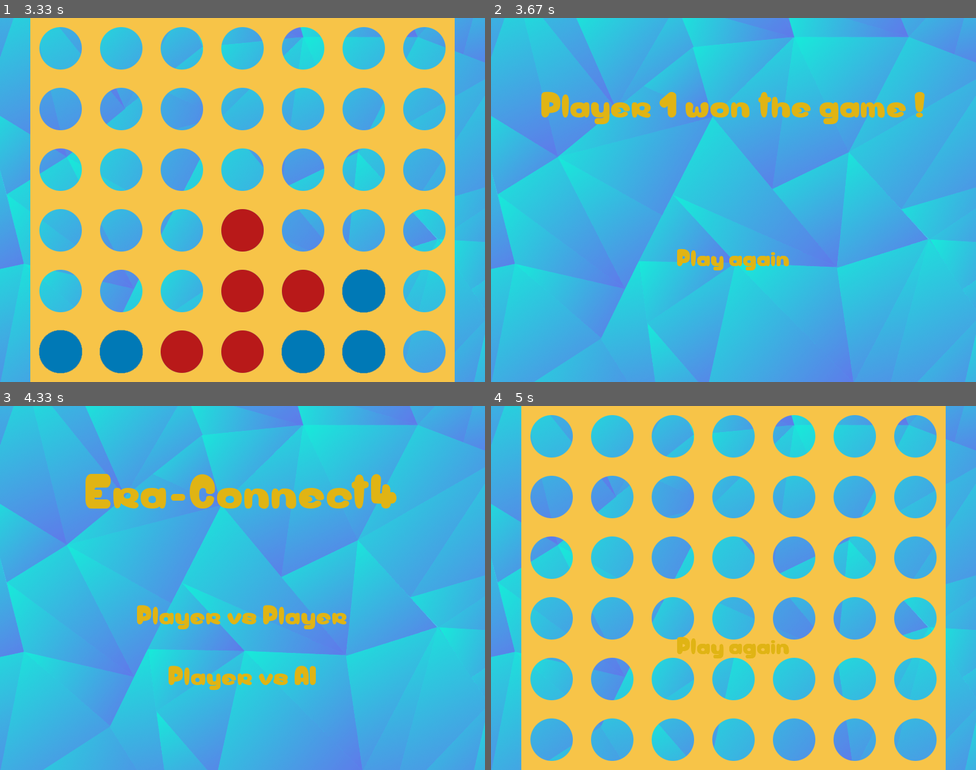
Above: before the commit, frames 1-4 (two rows, left to right).
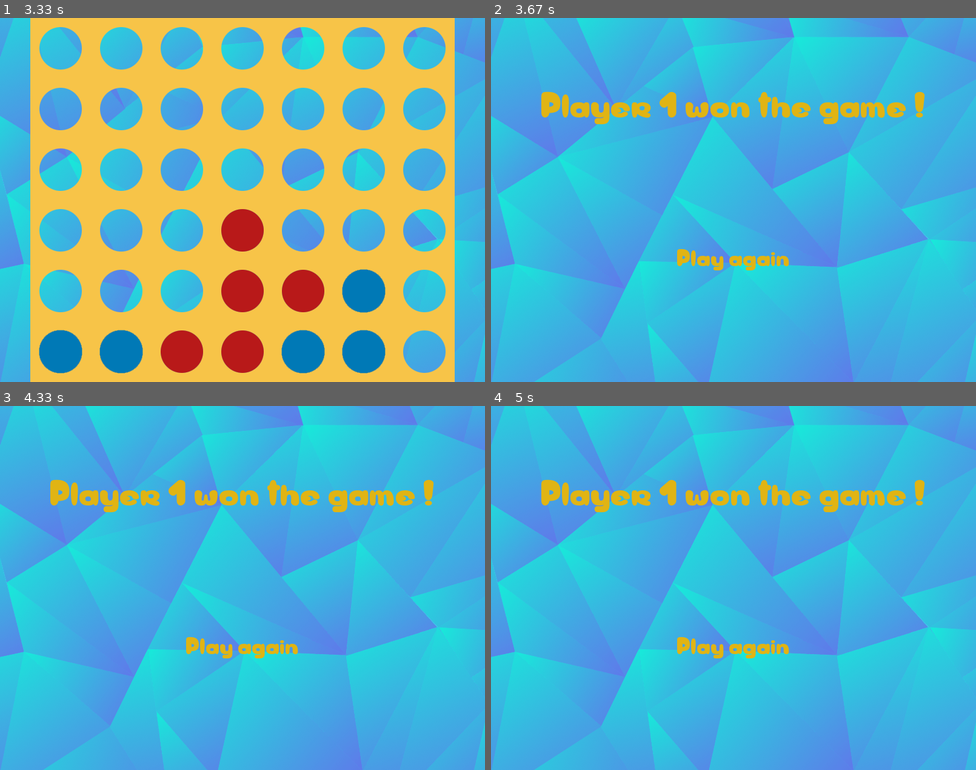
Above: after the commit, the same moments.

Repository: suchiz/Era-Connect4
Game: pygame game, started from src/main.py
Two runs of this game, one before a commit and one after it. Both use one fixed random seed, a clock stepped at 60 frames per second and the inputs below.
Inputs (mouse positions are in pixels of both pictures, inside the frame that each line leads up to):
- Up to frame 1 (3.33 s): press the mouse at (242, 291) at 0.37 s; move the mouse to (232, 200) at 0.47 s; release the mouse at (218, 105) at 0.6 s; press the mouse at (242, 291) at 0.7 s; move the mouse to (155, 185) at 0.8 s; release the mouse at (63, 76) at 0.93 s; press the mouse at (242, 291) at 1.03 s; move the mouse to (208, 261) at 1.13 s; release the mouse at (174, 232) at 1.27 s; press the mouse at (242, 291) at 1.37 s; move the mouse to (237, 229) at 1.47 s; release the mouse at (232, 167) at 1.6 s; press the mouse at (242, 291) at 1.93 s; move the mouse to (271, 192) at 2.03 s; release the mouse at (305, 90) at 2.17 s; move the mouse to (242, 291) at 2.63 s; press the mouse at (242, 291) at 2.67 s; move the mouse to (247, 207) at 2.77 s; release the mouse at (247, 123) at 2.9 s
- Up to frame 2 (3.67 s): press the mouse at (733, 291) at 3.53 s; move the mouse to (694, 221) at 3.63 s
- Up to frame 3 (4.33 s): release the mouse at (160, 544) at 3.77 s; press the mouse at (242, 646) at 3.93 s; move the mouse to (232, 624) at 4.03 s; release the mouse at (227, 602) at 4.17 s; press the mouse at (242, 646) at 4.27 s
- Up to frame 4 (5 s): move the mouse to (709, 624) at 4.37 s; release the mouse at (680, 602) at 4.5 s

Frame 1 is identical in both runs. In frame 2, less than 0.1% of the frame differs, in the area x 38-62%, y 63-70%; in frame 3, 5.7%; in frame 4, 56%, in the area x 6-94%, y 0-100%.

Commit message:
Random first player

Diff:
--- a/src/connect4.py
+++ b/src/connect4.py
@@ -1,6 +1,7 @@
 import numpy as np
 import math
 from gameUI import *
+import random
 
 class Board():
     def __init__ (self):
@@ -72,7 +73,7 @@
 
     def startGame(self):
         self.board = np.zeros((6, 7))
-        self.turn = 1
+        self.turn = random.randint(0, 1)
         self.gamelaunched = True
 
     def playAgain(self):
--- a/src/main.py
+++ b/src/main.py
@@ -26,14 +26,16 @@
 
 while not exitWindow:
     currentTicks = pygame.time.get_ticks()
-    for event in pygame.event.get():
-        mousePos = pygame.mouse.get_pos()
-        if event.type == pygame.QUIT:
-            exitWindow = True
-        if event.type == pygame.MOUSEMOTION:
-            gameUI.hoverMenu(mousePos)
-        if event.type == pygame.MOUSEBUTTONDOWN:
-            gameUI.clickEventManagement(mousePos)
+
+    if board.turn % 2 == HUMAN or not board.AIgame:
+        for event in pygame.event.get():
+            mousePos = pygame.mouse.get_pos()
+            if event.type == pygame.QUIT:
+                exitWindow = True
+            if event.type == pygame.MOUSEMOTION:
+                gameUI.hoverMenu(mousePos)
+            if event.type == pygame.MOUSEBUTTONDOWN:
+                gameUI.clickEventManagement(mousePos)
 
     if board.turn % 2 == AI and board.AIgame is True and not board.gameover:
         pygame.display.flip()
